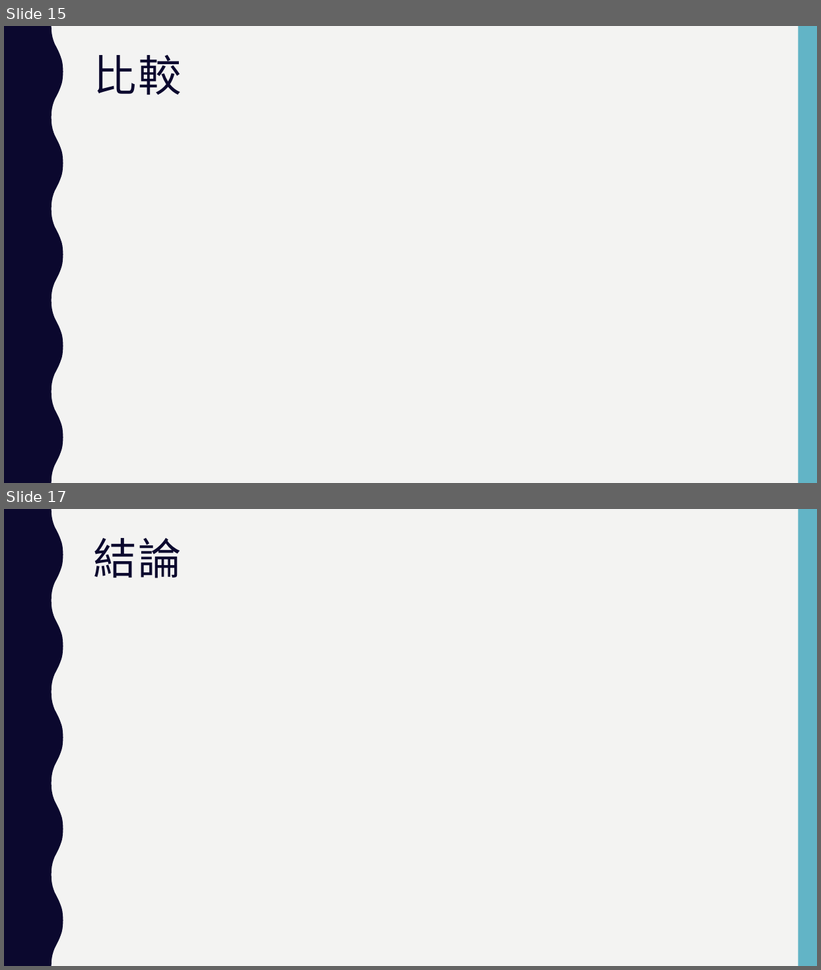
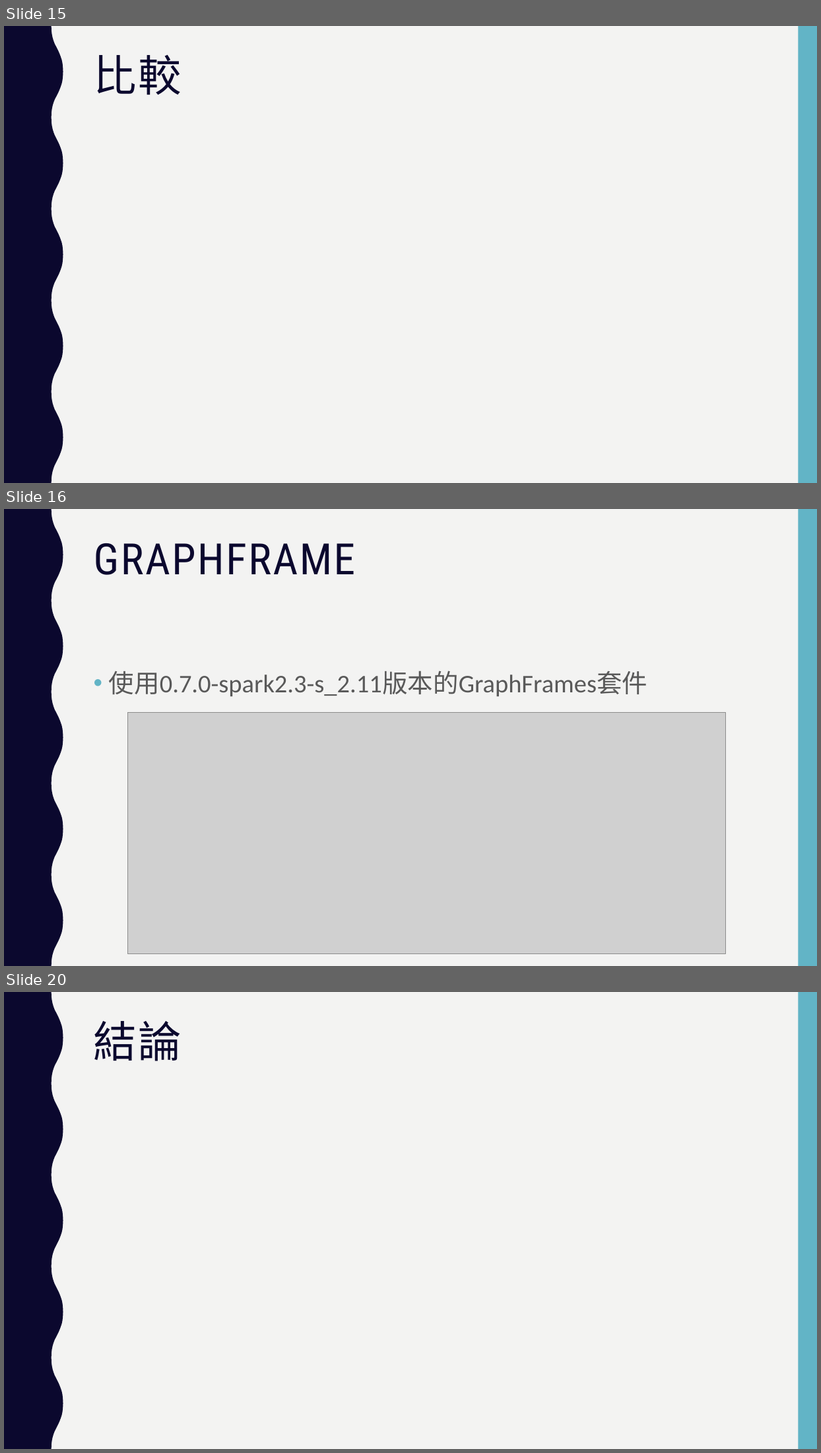
Before and after one commit to Aurako/NCCU2018_distributed-systems_group6, a slide deck: finalproject.pptx. Shown one above the other, each under a label of ours: slides 15 and 17 before the commit, slides 15, 16 and 20 after it; the slides between them are not shown. The pictures are 821x970 and 821x1453 pixels, drawn with LibreOffice and Linux fonts; fonts in the diff are those of the drawing; grey boxes stand for pictures. Boxes give left, top, right and bottom in pixels: in the first picture for what was removed or moved away, otherwise in the second. Text is boxed around its words. In the diff, an @@ line names an element or a change of style, - is before the commit and + after.

```diff
--- a/finalproject.pptx
+++ b/finalproject.pptx
@@ slide 16 added at [4, 509, 817, 966], background #F3F3F2; not listed: 2 template elements that a slide beside it also shows @@
@@ title added at [94, 543, 356, 575], 51 pt, text #0B082E @@
+GRAPHFRAME
@@ text added at [109, 671, 648, 696], 30 pt, text #595959 @@
+• 使用0.7.0-spark2.3-s_2.11版本的GraphFrames套件
@@ picture added at [128, 713, 725, 954] @@
@@ what was slide 17 is now slide 20 @@
```
Also in this commit, not shown: 2 slides changed, 3 other slides added, 1 slide removed.
